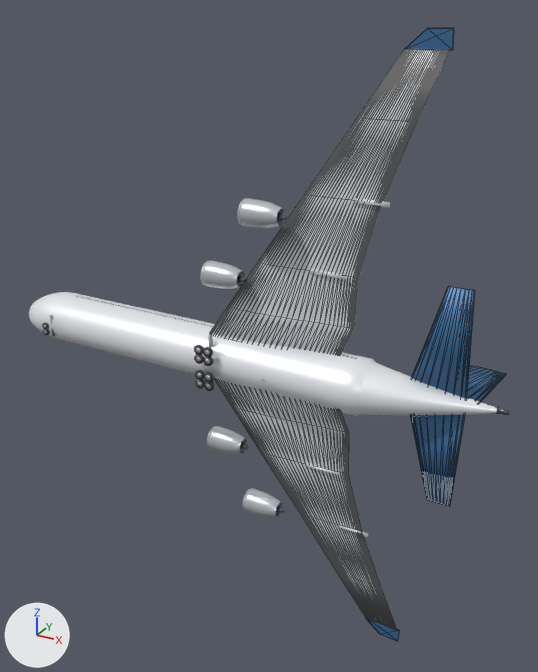
The glTF model public/models/a380-800.glb, before and after one commit.
The view is the same before and after, from a 50 mm camera at (49.2, -79.3, 43.8) aimed at (2.7, 5.3, 1.5). Every picture has the same lights, and +X, +Y and +Z are marked at lower left. The first picture is the older version. Mesh edges are drawn as thin lines on the coarser meshes. Where no turn or scale is listed for an object, it has been applied to the vertices.

The scene before the commit, as lines of its bpy script (objects in view):
```python
me_fin = bpy.data.meshes.new('Fin')
me_fin.from_pydata(...)  # 48 vertices, 92 faces; spans x 21.82..34.27, y 1.78..12.38, z -0.61..0.61
me_fin.materials.append(mat_hd_tail)  # blue #3d71a2
me_nacelle__1_0 = bpy.data.meshes.new('Nacelle_-1_0')
me_nacelle__1_0.from_pydata(...)  # 392 vertices, 672 faces; spans x -2.21..2.81, y -4.08..-0.72, z -14.04..-10.68
me_nacelle__1_0.materials.append(mat_hd_nacelle)  # light grey #d4dadf
me_wing_r = bpy.data.meshes.new('Wing_R')
me_wing_r.from_pydata(...)  # 432 vertices, 860 faces; spans x -3.3..25.5, y -1.5..3.0, z 3.1..39.9
me_wing_r.materials.append(mat_hd_wing)  # white #eaedf2
ob_fin = bpy.data.objects.new('Fin', me_fin)
ob_fin.location = (0.0, 0.0, 0.0)
ob_nacelle__1_0 = bpy.data.objects.new('Nacelle_-1_0', me_nacelle__1_0)
ob_nacelle__1_0.location = (0.0, 0.0, 0.0)
ob_wing_r = bpy.data.objects.new('Wing_R', me_wing_r)
ob_wing_r.location = (0.0, 0.0, 0.0)
# also in view: 'Wing_L' at (11.1, 0.7, -21.5); 'HStab_L' at (28.2, 1.2, -7.4); 'HStab_R' at (28.2, 1.2, 7.4); 'Sharklet_R' at (23.3, 2.8, 40.9); 'Nacelle_1_0' at (0.3, -2.4, 12.4)
```
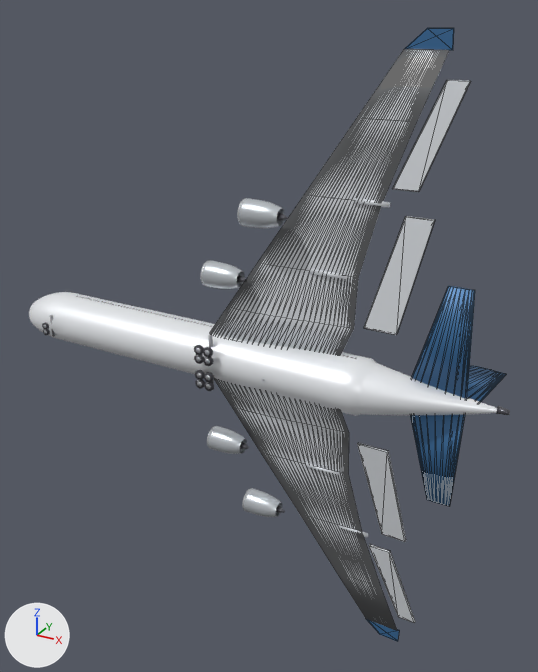
What changed in the scene script:
```text
Add me_aileron_r:
    me_aileron_r.from_pydata([(-2.41, -0.38, -5.89), (2.41, 0.76, 5.89), (4.83, 0.76, 5.89), (0.62, -0.38, -5.89), (-2.41, -0.76, -5.89), (2.41, 0.38, 5.89), (4.83, 0.38, 5.89), (0.62, -0.76, -5.89)], [], [(0, 1, 2), (0, 2, 3), (7, 6, 5), (7, 5, 4), (0, 4, 5), (0, 5, 1), (1, 5, 6), (1, 6, 2), (2, 6, 7), (2, 7, 3), (3, 7, 4), (3, 4, 0)])
    me_aileron_r.materials.append(mat_hd_wing)  # white #eaedf2
Add me_flap_r:
    me_flap_r.from_pydata([(-1.89, -0.48, -6.99), (1.89, 0.86, 6.99), (5.22, 0.86, 6.99), (2.27, -0.48, -6.99), (-1.89, -0.86, -6.99), (1.89, 0.48, 6.99), (5.22, 0.48, 6.99), (2.27, -0.86, -6.99)], [], [(0, 1, 2), (0, 2, 3), (7, 6, 5), (7, 5, 4), (0, 4, 5), (0, 5, 1), (1, 5, 6), (1, 6, 2), (2, 6, 7), (2, 7, 3), (3, 7, 4), (3, 4, 0)])
    me_flap_r.materials.append(mat_hd_wing)  # white #eaedf2
Add me_aileron_l:
    me_aileron_l.from_pydata([(-2.41, -0.38, 5.89), (2.41, 0.76, -5.89), (4.83, 0.76, -5.89), (0.62, -0.38, 5.89), (-2.41, -0.76, 5.89), (2.41, 0.38, -5.89), (4.83, 0.38, -5.89), (0.62, -0.76, 5.89)], [], [(0, 3, 2), (0, 2, 1), (7, 4, 5), (7, 5, 6), (0, 1, 5), (0, 5, 4), (1, 2, 6), (1, 6, 5), (2, 3, 7), (2, 7, 6), (3, 0, 4), (3, 4, 7)])
    me_aileron_l.materials.append(mat_hd_wing)  # white #eaedf2
Add me_flap_l:
    me_flap_l.from_pydata([(-1.89, -0.48, 6.99), (1.89, 0.86, -6.99), (5.22, 0.86, -6.99), (2.27, -0.48, 6.99), (-1.89, -0.86, 6.99), (1.89, 0.48, -6.99), (5.22, 0.48, -6.99), (2.27, -0.86, 6.99)], [], [(0, 3, 2), (0, 2, 1), (7, 4, 5), (7, 5, 6), (0, 1, 5), (0, 5, 4), (1, 2, 6), (1, 6, 5), (2, 3, 7), (2, 7, 6), (3, 0, 4), (3, 4, 7)])
    me_flap_l.materials.append(mat_hd_wing)  # white #eaedf2
Add ob_aileron_r:
    ob_aileron_r = bpy.data.objects.new('Aileron_R', me_aileron_r)
    ob_aileron_r.location = (23.3, 1.9, 31.0)
Add ob_flap_r:
    ob_flap_r = bpy.data.objects.new('Flap_R', me_flap_r)
    ob_flap_r.location = (20.9, 0.4, 15.2)
Add ob_aileron_l:
    ob_aileron_l = bpy.data.objects.new('Aileron_L', me_aileron_l)
    ob_aileron_l.location = (23.3, 1.9, -31.0)
Add ob_flap_l:
    ob_flap_l = bpy.data.objects.new('Flap_L', me_flap_l)
    ob_flap_l.location = (20.9, 0.4, -15.2)
```

Changed parts and their boxes (x1, y1, x2, y2) in the pictures (538 x 672 px):
'Flap_R', added: after (364, 216, 435, 335)
'Aileron_R', added: after (393, 80, 471, 192)
'Flap_L', added: after (357, 443, 406, 541)
'Aileron_L', added: after (369, 544, 415, 623)
